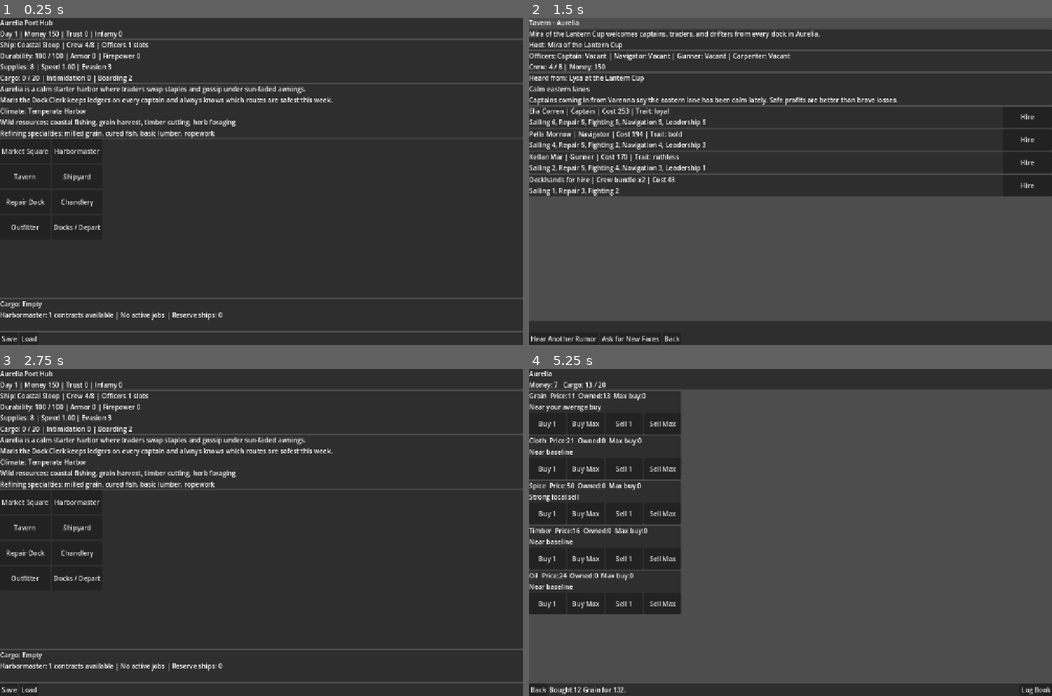
Above: before the commit, frames 1-4 (two rows, left to right).
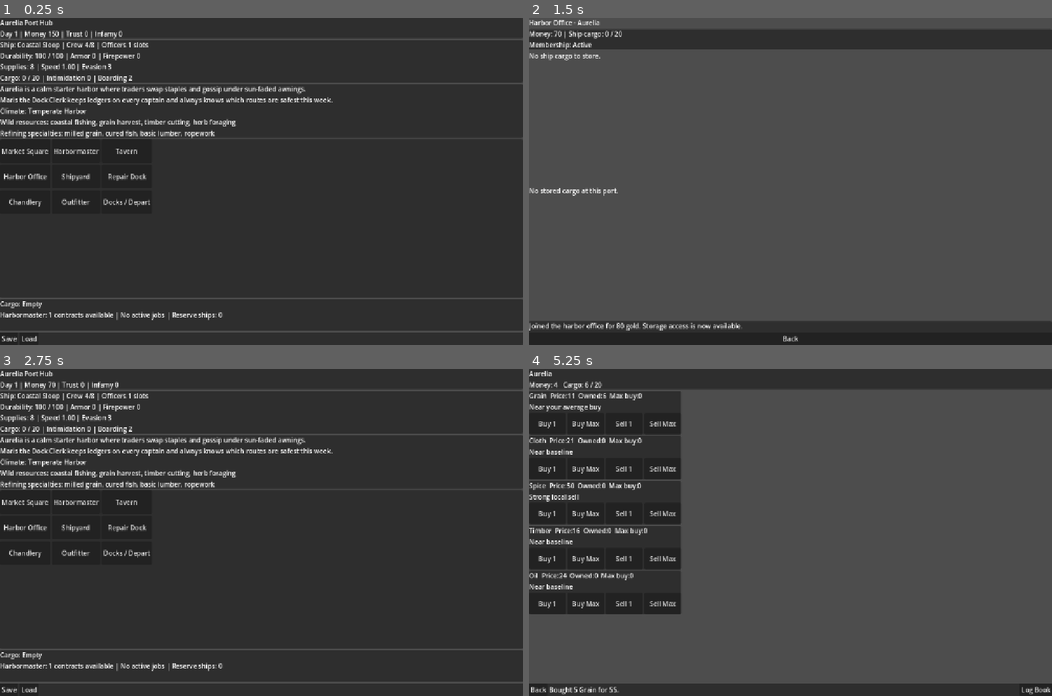
Above: after the commit, the same moments.

Repository: nwrowe/project-northwind
Game: Godot game, scene res://scenes/Main.tscn
Same seed, same stepped clock (60 frames per second), same inputs: the game is played once before the commit and once after it.
Inputs (mouse positions are in pixels of both pictures, inside the frame that each line leads up to):
- Up to frame 1 (0.25 s): no input
- Up to frame 2 (1.5 s): click (555, 174) at 0.5 s, where only the run after the commit has a clickable "Harbor Office"; click (790, 60) at 1.25 s, where only the run after the commit has a clickable "Join Harbor Office"
- Up to frame 3 (2.75 s): click "Back" at 2 s
- Up to frame 4 (5.25 s): click "Load" at 2.75 s; click "Market Square" at 3.5 s; click "Buy 1" at 4.25 s; click "Buy Max" at 5 s

The runs differ from the first frame. In frame 1, 0.8% of the frame differs, in the area x 0-29%, y 40-66%; in frame 2, 41%, in the area x 0-100%, y 0-99%; in frame 3, 0.9%; in frame 4, 0.3%.

Commit message:
Add harbor office storage town system

Diff:
--- a/autoload/GameState.gd
+++ b/autoload/GameState.gd
@@ -19,6 +19,8 @@
 var infamy_rating: int = 0
 var tavern_candidates_by_port: Dictionary = {}
 var market_trade_log: Array = []
+var office_member: bool = false
+var office_storage_by_port: Dictionary = {}
 
 func new_game() -> void:
 	current_port_id = "aurelia"
@@ -39,6 +41,8 @@
 	infamy_rating = 0
 	tavern_candidates_by_port = {}
 	market_trade_log = []
+	office_member = false
+	office_storage_by_port = {}
 
 func to_dict() -> Dictionary:
 	return {
@@ -59,6 +63,8 @@
 		"infamy_rating": infamy_rating,
 		"tavern_candidates_by_port": tavern_candidates_by_port,
 		"market_trade_log": market_trade_log,
+		"office_member": office_member,
+		"office_storage_by_port": office_storage_by_port,
 	}
 
 func load_from_dict(data: Dictionary) -> void:
@@ -80,6 +86,8 @@
 	infamy_rating = int(data.get("infamy_rating", 0))
 	tavern_candidates_by_port = data.get("tavern_candidates_by_port", {})
 	market_trade_log = data.get("market_trade_log", [])
+	office_member = bool(data.get("office_member", false))
+	office_storage_by_port = data.get("office_storage_by_port", {})
 
 func _normalize_active_contracts(raw_contracts: Array) -> Array:
 	var normalized: Array = []
@@ -120,34 +128,24 @@
 
 func get_effective_cargo_capacity() -> int:
 	return max(0, int(get_ship_def().get("cargo_capacity", 0)) + _get_upgrade_bonus_int("cargo_capacity_bonus"))
-
 func get_effective_max_durability() -> int:
 	return max(1, int(get_ship_def().get("max_durability", 0)) + _get_upgrade_bonus_int("max_durability_bonus"))
-
 func get_effective_supply_efficiency() -> float:
 	return max(0.1, float(get_ship_def().get("supply_efficiency", 1.0)) + _get_upgrade_bonus_float("supply_efficiency_bonus"))
-
 func get_effective_speed() -> float:
 	return max(0.1, float(get_ship_def().get("speed", 1.0)) + _get_upgrade_bonus_float("speed_bonus"))
-
 func get_effective_firepower() -> int:
 	return max(0, int(get_ship_def().get("firepower", 0)) + _get_upgrade_bonus_int("firepower_bonus"))
-
 func get_effective_hull_armor() -> int:
 	return max(0, int(get_ship_def().get("hull_armor", 0)) + _get_upgrade_bonus_int("hull_armor_bonus"))
-
 func get_effective_evasion() -> int:
 	return max(0, int(get_ship_def().get("evasion", 0)) + _get_upgrade_bonus_int("evasion_bonus"))
-
 func get_effective_intimidation() -> int:
 	return max(0, int(get_ship_def().get("intimidation", 0)) + _get_upgrade_bonus_int("intimidation_bonus"))
-
 func get_effective_crew_capacity() -> int:
 	return max(1, int(get_ship_def().get("crew_capacity", 0)) + _get_upgrade_bonus_int("crew_capacity_bonus"))
-
 func get_effective_officer_slots() -> int:
 	return max(1, int(get_ship_def().get("officer_slots", 0)) + _get_upgrade_bonus_int("officer_slots_bonus"))
-
 func get_effective_boarding_strength() -> int:
 	return max(0, int(get_ship_def().get("boarding_strength", 0)) + _get_upgrade_bonus_int("boarding_strength_bonus"))
 
@@ -159,31 +157,24 @@
 
 func get_active_officer_count() -> int:
 	return officer_assignments.size()
-
 func get_officer(role: String) -> Dictionary:
 	return officer_assignments.get(role, {})
-
 func get_role_stat(role: String, stat_name: String) -> int:
 	var officer: Dictionary = get_officer(role)
 	if officer.is_empty():
 		return 0
 	return int(officer.get(stat_name, 0))
-
 func get_effective_navigation_rating() -> int:
 	return get_role_stat("navigator", "navigation") + get_role_stat("captain", "leadership") + int(round(get_effective_speed() * 2.0))
-
 func get_effective_repair_rating() -> int:
 	return get_role_stat("carpenter", "repair") + get_role_stat("captain", "leadership")
-
 func get_effective_gunnery_rating() -> int:
 	return get_role_stat("gunner", "fighting") + get_role_stat("captain", "leadership")
-
 func get_effective_command_rating() -> int:
 	return get_role_stat("captain", "leadership") + get_role_stat("captain", "sailing")
 
 func has_upgrade(upgrade_id: String) -> bool:
 	return upgrade_id in owned_upgrades
-
 func apply_upgrade(upgrade_id: String) -> void:
 	if not has_upgrade(upgrade_id):
 		owned_upgrades.append(upgrade_id)
@@ -206,6 +197,12 @@
 		if str(entry.get("good_id", "")) == good_id:
 			matches.append(entry)
 	return matches
+
+func get_office_storage(port_id: String) -> Dictionary:
+	return office_storage_by_port.get(port_id, {})
+
+func set_office_storage(port_id: String, storage: Dictionary) -> void:
+	office_storage_by_port[port_id] = storage
 
 func change_reputation(trust_delta: int, infamy_delta: int) -> void:
 	trust_rating += trust_delta
--- a/autoload/ScreenRouter.gd
+++ b/autoload/ScreenRouter.gd
@@ -13,6 +13,7 @@
 const SHIPYARD_SCREEN := preload("res://scenes/shipyard/ShipyardScreen.tscn")
 const TAVERN_SCREEN := preload("res://scenes/tavern/TavernScreen.tscn")
 const CHANDLERY_SCREEN := preload("res://scenes/chandlery/ChandleryScreen.tscn")
+const OFFICE_SCREEN := preload("res://scenes/office/OfficeStorageScreen.tscn")
 
 func set_root(node: Node) -> void:
 	screen_root = node
@@ -49,6 +50,8 @@
 	_show_scene(TAVERN_SCREEN)
 func show_chandlery_screen() -> void:
 	_show_scene(CHANDLERY_SCREEN)
+func show_office_screen() -> void:
+	_show_scene(OFFICE_SCREEN)
 func show_event_popup(payload: Dictionary) -> void:
 	var popup := _show_scene(EVENT_POPUP)
 	if popup.has_method("set_payload"):
--- /dev/null
+++ b/scenes/office/OfficeStorageScreen.tscn
@@ -0,0 +1,79 @@
+[gd_scene load_steps=2 format=3]
+
+[ext_resource type="Script" path="res://scripts/ui/OfficeStorageScreen.gd" id="1"]
+
+[node name="OfficeStorageScreen" type="Control"]
+layout_mode = 3
+anchors_preset = 15
+anchor_right = 1.0
+anchor_bottom = 1.0
+grow_horizontal = 2
+grow_vertical = 2
+script = ExtResource("1")
+
+[node name="VBoxContainer" type="VBoxContainer" parent="."]
+layout_mode = 1
+anchors_preset = 15
+anchor_right = 1.0
+anchor_bottom = 1.0
+grow_horizontal = 2
+grow_vertical = 2
+
+[node name="HeaderLabel" type="Label" parent="VBoxContainer"]
+layout_mode = 2
+text = "Harbor Office"
+
+[node name="StatusPanel" type="PanelContainer" parent="VBoxContainer"]
+layout_mode = 2
+
+[node name="VBoxContainer" type="VBoxContainer" parent="VBoxContainer/StatusPanel"]
+layout_mode = 2
+
+[node name="StatusLabel" type="Label" parent="VBoxContainer/StatusPanel/VBoxContainer"]
+layout_mode = 2
+text = ""
+
+[node name="MembershipLabel" type="Label" parent="VBoxContainer/StatusPanel/VBoxContainer"]
+layout_mode = 2
+text = ""
+
+[node name="CargoScroll" type="ScrollContainer" parent="VBoxContainer"]
+layout_mode = 2
+size_flags_vertical = 3
+size_flags_horizontal = 3
+
+[node name="VBoxContainer" type="VBoxContainer" parent="VBoxContainer/CargoScroll"]
+layout_mode = 2
+size_flags_horizontal = 3
+
+[node name="CargoList" type="VBoxContainer" parent="VBoxContainer/CargoScroll/VBoxContainer"]
+layout_mode = 2
+size_flags_horizontal = 3
+
+[node name="StorageScroll" type="ScrollContainer" parent="VBoxContainer"]
+layout_mode = 2
+size_flags_vertical = 3
+size_flags_horizontal = 3
+
+[node name="VBoxContainer" type="VBoxContainer" parent="VBoxContainer/StorageScroll"]
+layout_mode = 2
+size_flags_horizontal = 3
+
+[node name="StorageList" type="VBoxContainer" parent="VBoxContainer/StorageScroll/VBoxContainer"]
+layout_mode = 2
+size_flags_horizontal = 3
+
+[node name="FooterPanel" type="PanelContainer" parent="VBoxContainer"]
+layout_mode = 2
+
+[node name="VBoxContainer" type="VBoxContainer" parent="VBoxContainer/FooterPanel"]
+layout_mode = 2
+
+[node name="InfoLabel" type="Label" parent="VBoxContainer/FooterPanel/VBoxContainer"]
+layout_mode = 2
+text = ""
+autowrap_mode = 3
+
+[node name="BackButton" type="Button" parent="VBoxContainer/FooterPanel/VBoxContainer"]
+layout_mode = 2
+text = "Back"
--- a/scenes/port/PortScreen.tscn
+++ b/scenes/port/PortScreen.tscn
@@ -92,7 +92,7 @@
 
 [node name="GridContainer" type="GridContainer" parent="VBoxContainer/ServicePanel"]
 layout_mode = 2
-columns = 2
+columns = 3
 
 [node name="MarketButton" type="Button" parent="VBoxContainer/ServicePanel/GridContainer"]
 layout_mode = 2
@@ -108,6 +108,11 @@
 layout_mode = 2
 custom_minimum_size = Vector2(0, 58)
 text = "Tavern"
+
+[node name="OfficeButton" type="Button" parent="VBoxContainer/ServicePanel/GridContainer"]
+layout_mode = 2
+custom_minimum_size = Vector2(0, 58)
+text = "Harbor Office"
 
 [node name="ShipyardButton" type="Button" parent="VBoxContainer/ServicePanel/GridContainer"]
 layout_mode = 2
--- /dev/null
+++ b/scripts/systems/OfficeStorageSystem.gd
@@ -0,0 +1,51 @@
+class_name OfficeStorageSystem
+extends RefCounted
+
+const MEMBERSHIP_COST := 80
+
+func is_member() -> bool:
+	return GameState.office_member
+
+func join_office() -> Dictionary:
+	if GameState.office_member:
+		return {"success": false, "message": "You already have office membership."}
+	if GameState.money < MEMBERSHIP_COST:
+		return {"success": false, "message": "Not enough money for membership."}
+	GameState.money -= MEMBERSHIP_COST
+	GameState.office_member = true
+	return {"success": true, "message": "Joined the harbor office for %d gold. Storage access is now available." % MEMBERSHIP_COST}
+
+func get_current_storage() -> Dictionary:
+	return GameState.get_office_storage(GameState.current_port_id).duplicate(true)
+
+func _set_current_storage(storage: Dictionary) -> void:
+	GameState.set_office_storage(GameState.current_port_id, storage)
+
+func store(good_id: String, qty: int) -> Dictionary:
+	if not GameState.office_member:
+		return {"success": false, "message": "Membership is required for storage."}
+	if qty <= 0 or int(GameState.cargo.get(good_id, 0)) < qty:
+		return {"success": false, "message": "Not enough cargo to store."}
+	var storage: Dictionary = get_current_storage()
+	storage[good_id] = int(storage.get(good_id, 0)) + qty
+	_set_current_storage(storage)
+	GameState.add_cargo(good_id, -qty)
+	return {"success": true, "message": "Stored %d %s in the office warehouse." % [qty, GameData.get_good(good_id).get("name", good_id)]}
+
+func retrieve(good_id: String, qty: int) -> Dictionary:
+	if not GameState.office_member:
+		return {"success": false, "message": "Membership is required for storage."}
+	var storage: Dictionary = get_current_storage()
+	var stored_qty: int = int(storage.get(good_id, 0))
+	if qty <= 0 or stored_qty < qty:
+		return {"success": false, "message": "Not enough stored cargo to retrieve."}
+	var cargo_size: int = int(GameData.get_good(good_id).get("cargo_size", 1))
+	var free_space: int = GameState.get_effective_cargo_capacity() - GameState.get_current_cargo_used()
+	if qty * cargo_size > free_space:
+		return {"success": false, "message": "Not enough cargo space on your ship."}
+	storage[good_id] = stored_qty - qty
+	if int(storage[good_id]) <= 0:
+		storage.erase(good_id)
+	_set_current_storage(storage)
+	GameState.add_cargo(good_id, qty)
+	return {"success": true, "message": "Retrieved %d %s from the office warehouse." % [qty, GameData.get_good(good_id).get("name", good_id)]}
--- /dev/null
+++ b/scripts/ui/OfficeStorageScreen.gd
@@ -0,0 +1,117 @@
+extends Control
+
+var office_system := OfficeStorageSystem.new()
+
+@onready var header_label = $VBoxContainer/HeaderLabel
+@onready var status_label = $VBoxContainer/StatusPanel/VBoxContainer/StatusLabel
+@onready var membership_label = $VBoxContainer/StatusPanel/VBoxContainer/MembershipLabel
+@onready var cargo_list = $VBoxContainer/CargoScroll/VBoxContainer/CargoList
+@onready var storage_list = $VBoxContainer/StorageScroll/VBoxContainer/StorageList
+@onready var info_label = $VBoxContainer/FooterPanel/VBoxContainer/InfoLabel
+
+func _ready() -> void:
+	$VBoxContainer/FooterPanel/VBoxContainer/BackButton.pressed.connect(_on_back_pressed)
+	refresh_ui()
+
+func refresh_ui() -> void:
+	var port: Dictionary = GameData.get_port(GameState.current_port_id)
+	header_label.text = "Harbor Office - %s" % port.get("name", "Port")
+	status_label.text = "Money: %d | Ship cargo: %d / %d" % [GameState.money, GameState.get_current_cargo_used(), GameState.get_effective_cargo_capacity()]
+	membership_label.text = "Membership: %s" % ("Active" if GameState.office_member else "Not joined (%d gold)" % OfficeStorageSystem.MEMBERSHIP_COST)
+	for child in cargo_list.get_children():
+		child.queue_free()
+	for child in storage_list.get_children():
+		child.queue_free()
+	if not GameState.office_member:
+		var join_button := Button.new()
+		join_button.text = "Join Harbor Office"
+		join_button.custom_minimum_size = Vector2(0, 52)
+		join_button.pressed.connect(_on_join_pressed)
+		cargo_list.add_child(join_button)
+		return
+	if GameState.cargo.is_empty():
+		var empty_ship := Label.new()
+		empty_ship.text = "No ship cargo to store."
+		cargo_list.add_child(empty_ship)
+	else:
+		for good_id in GameState.cargo.keys():
+			_add_cargo_row(str(good_id), int(GameState.cargo[good_id]))
+	var storage: Dictionary = office_system.get_current_storage()
+	if storage.is_empty():
+		var empty_store := Label.new()
+		empty_store.text = "No stored cargo at this port."
+		storage_list.add_child(empty_store)
+	else:
+		for good_id in storage.keys():
+			_add_storage_row(str(good_id), int(storage[good_id]))
+
+func _make_card() -> Array:
+	var card := PanelContainer.new()
+	card.size_flags_horizontal = Control.SIZE_EXPAND_FILL
+	var outer := HBoxContainer.new()
+	outer.size_flags_horizontal = Control.SIZE_EXPAND_FILL
+	card.add_child(outer)
+	var info_box := VBoxContainer.new()
+	info_box.size_flags_horizontal = Control.SIZE_EXPAND_FILL
+	outer.add_child(info_box)
+	return [card, outer, info_box]
+
+func _add_cargo_row(good_id: String, qty: int) -> void:
+	var built := _make_card()
+	var card: PanelContainer = built[0]
+	var outer: HBoxContainer = built[1]
+	var info_box: VBoxContainer = built[2]
+	var label := Label.new()
+	label.autowrap_mode = TextServer.AUTOWRAP_WORD_SMART
+	label.text = "%s x%d" % [GameData.get_good(good_id).get("name", good_id), qty]
+	info_box.add_child(label)
+	var store1 := Button.new()
+	store1.text = "Store 1"
+	store1.custom_minimum_size = Vector2(100, 52)
+	store1.pressed.connect(func(): _store_amount(good_id, 1))
+	outer.add_child(store1)
+	var storeall := Button.new()
+	storeall.text = "Store All"
+	storeall.custom_minimum_size = Vector2(100, 52)
+	storeall.pressed.connect(func(): _store_amount(good_id, qty))
+	outer.add_child(storeall)
+	cargo_list.add_child(card)
+
+func _add_storage_row(good_id: String, qty: int) -> void:
+	var built := _make_card()
+	var card: PanelContainer = built[0]
+	var outer: HBoxContainer = built[1]
+	var info_box: VBoxContainer = built[2]
+	var label := Label.new()
+	label.autowrap_mode = TextServer.AUTOWRAP_WORD_SMART
+	label.text = "%s x%d" % [GameData.get_good(good_id).get("name", good_id), qty]
+	info_box.add_child(label)
+	var take1 := Button.new()
+	take1.text = "Take 1"
+	take1.custom_minimum_size = Vector2(100, 52)
+	take1.pressed.connect(func(): _retrieve_amount(good_id, 1))
+	outer.add_child(take1)
+	var takeall := Button.new()
+	takeall.text = "Take All"
+	takeall.custom_minimum_size = Vector2(100, 52)
+	takeall.pressed.connect(func(): _retrieve_amount(good_id, qty))
+	outer.add_child(takeall)
+	storage_list.add_child(card)
+
+func _on_join_pressed() -> void:
+	var result: Dictionary = office_system.join_office()
+	info_label.text = str(result.get("message", ""))
+	refresh_ui()
+
+func _store_amount(good_id: String, qty: int) -> void:
+	var result: Dictionary = office_system.store(good_id, qty)
+	info_label.text = str(result.get("message", ""))
+	refresh_ui()
+
+func _retrieve_amount(good_id: String, qty: int) -> void:
+	var result: Dictionary = office_system.retrieve(good_id, qty)
+	info_label.text = str(result.get("message", ""))
+	refresh_ui()
+
+func _on_back_pressed() -> void:
+	ScreenRouter.show_port_screen()
--- a/scripts/ui/PortScreen.gd
+++ b/scripts/ui/PortScreen.gd
@@ -30,6 +30,7 @@
 	$VBoxContainer/ServicePanel/GridContainer/MarketButton.pressed.connect(_on_market_pressed)
 	$VBoxContainer/ServicePanel/GridContainer/ContractsButton.pressed.connect(_on_contracts_pressed)
 	$VBoxContainer/ServicePanel/GridContainer/TavernButton.pressed.connect(_on_tavern_pressed)
+	$VBoxContainer/ServicePanel/GridContainer/OfficeButton.pressed.connect(_on_office_pressed)
 	$VBoxContainer/ServicePanel/GridContainer/ShipyardButton.pressed.connect(_on_shipyard_pressed)
 	$VBoxContainer/ServicePanel/GridContainer/RepairButton.pressed.connect(_on_repair_pressed)
 	$VBoxContainer/ServicePanel/GridContainer/ResupplyButton.pressed.connect(_on_resupply_pressed)
@@ -44,7 +45,7 @@
 
 func refresh_ui() -> void:
 	var port: Dictionary = GameData.get_port(GameState.current_port_id)
-	var ship: Dictionary = GameState.get_ship_def()
+	var ship: Dictionary = GameData.get_ship(GameState.ship_id)
 	var flavor: Dictionary = PORT_FLAVOR.get(GameState.current_port_id, {"overview": "This harbor is busy with local traders, dockhands, and captains watching the tides.", "npc": "Someone near the docks always seems to know where the next opportunity is hiding."})
 	port_name_label.text = "%s Port Hub" % port.get("name", "Unknown Port")
 	day_money_label.text = "Day %d | Money %d | Trust %d | Infamy %d" % [GameState.day_count, GameState.money, GameState.trust_rating, GameState.infamy_rating]
@@ -88,6 +89,8 @@
 	ScreenRouter.show_contract_screen()
 func _on_tavern_pressed() -> void:
 	ScreenRouter.show_tavern_screen()
+func _on_office_pressed() -> void:
+	ScreenRouter.show_office_screen()
 func _on_shipyard_pressed() -> void:
 	ScreenRouter.show_shipyard_screen()
 func _on_repair_pressed() -> void:
